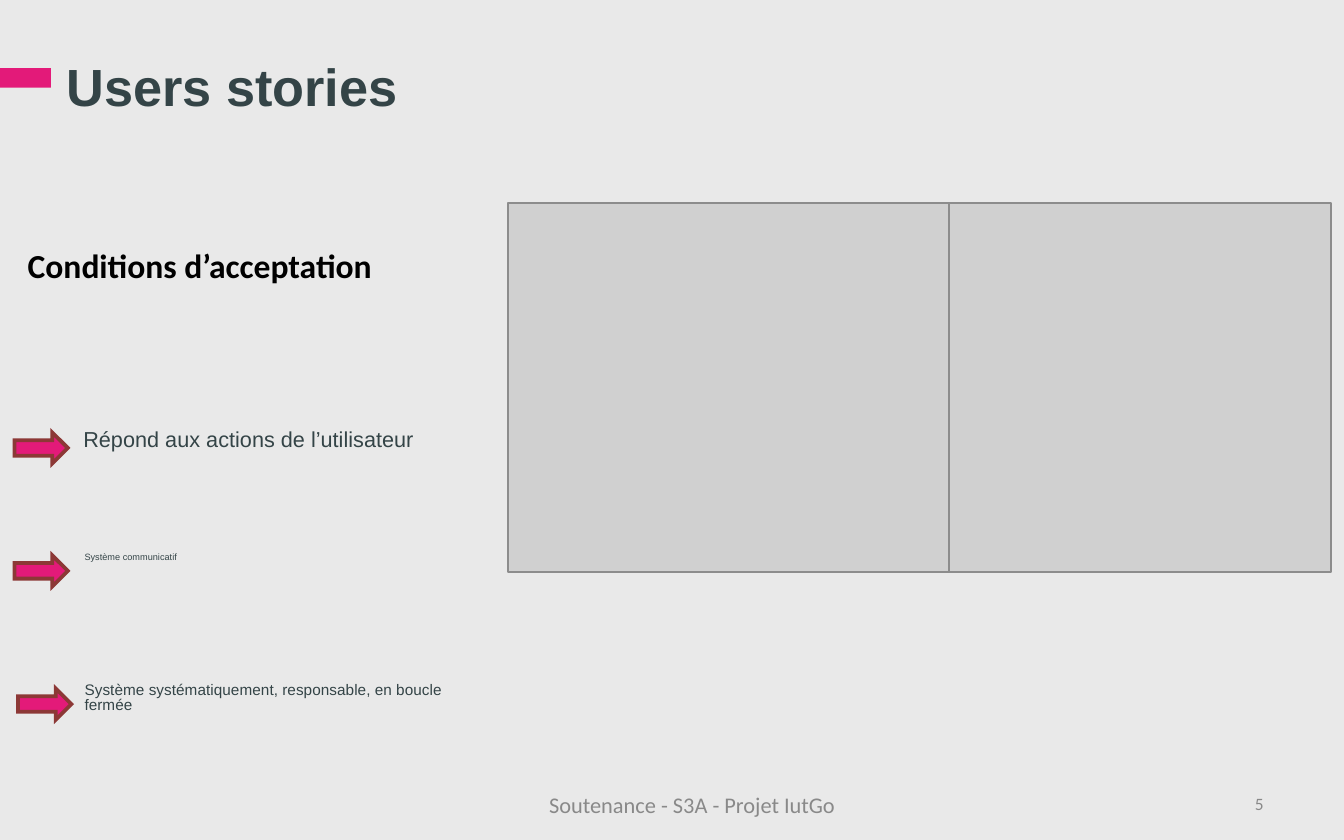
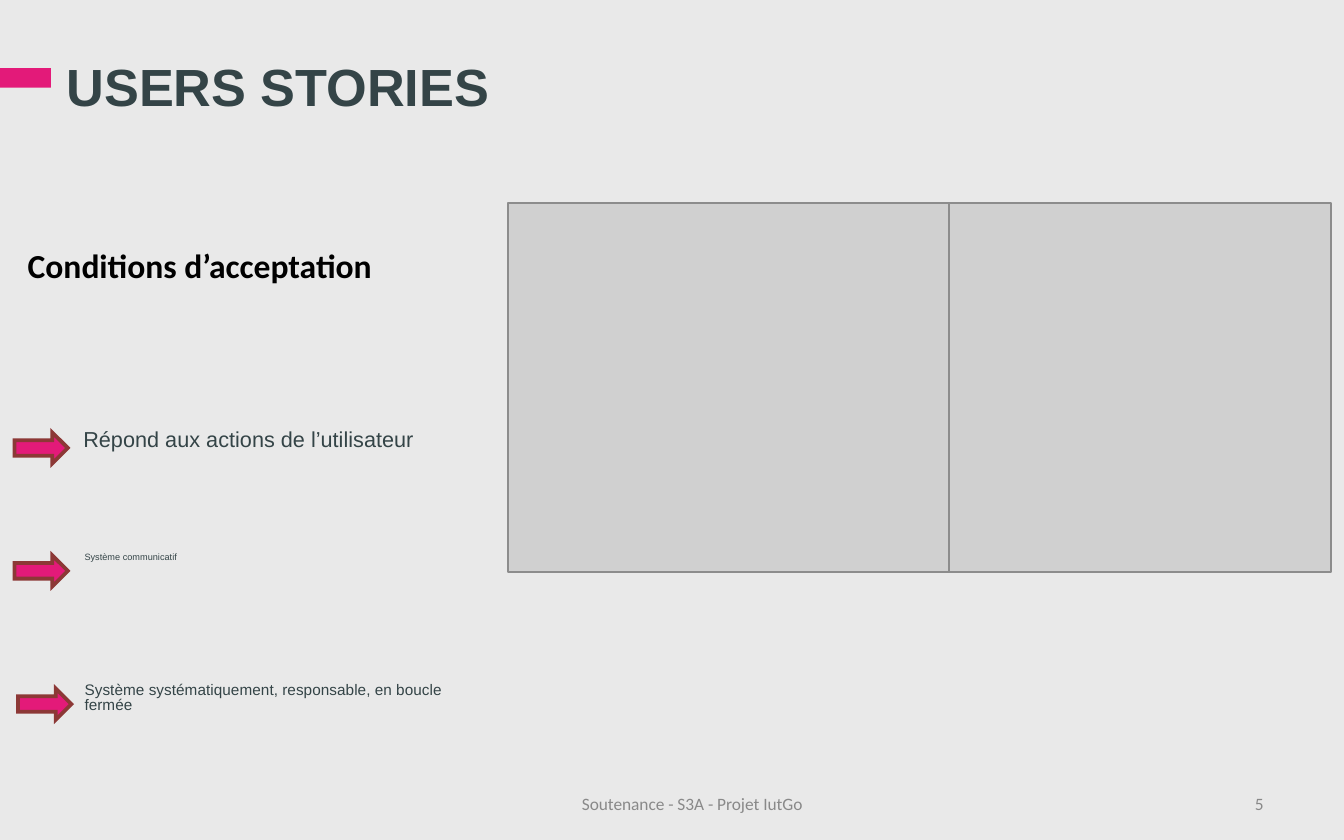
Before and after one commit to iuts3a/IUTGo, a slide deck: slide 5 of Soutenance/Soutenance-IutGo.ppt. Drawn at 1344x840 pixels with LibreOffice and Linux fonts; fonts in the diff are those of the drawing; grey boxes stand for pictures; background and template pictures are left out. Boxes give left, top, right and bottom in pixels: in the first picture for what was removed or moved away, otherwise in the second. Text is boxed around its words. In the diff, an @@ line names an element or a change of style, - is before the commit and + after.

```diff
--- a/Soutenance/Soutenance-IutGo.ppt
+++ b/Soutenance/Soutenance-IutGo.ppt
@@ title at [67, 69, 489, 107]: text changed @@
-Users stories
+USERS STORIES
@@ text "Soutenance - S3A - Projet ..." at [582, 798, 802, 813]: size 12 to 9.3 pt; line spacing 1 to 0.8 @@
```
Also in this commit, not shown: 9 other slides changed, 1 other file.
